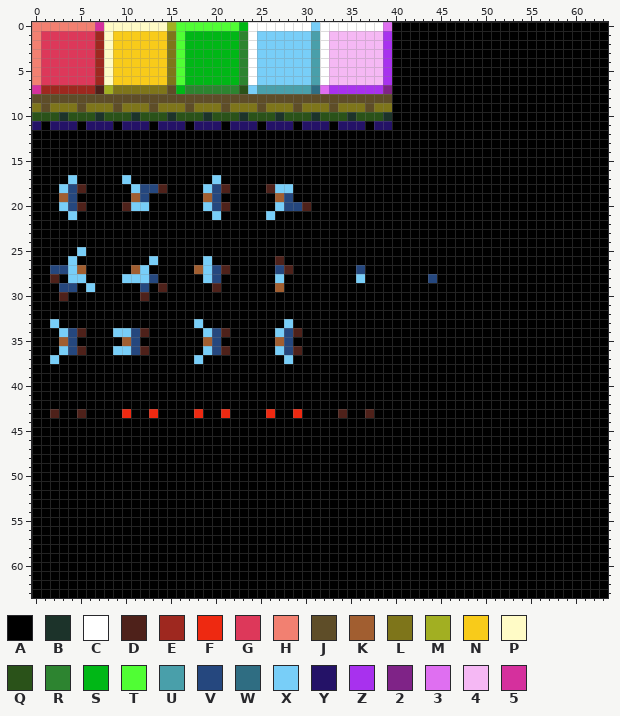
Two states of a pixel-art sprite, assets/spritesheet.png. That is the earlier state.
The file is 64x64 pixels.
Palette (. is transparent): A #000000  B #1c332a  C #ffffff  D #4e211a  E #9e281f  F #ee2911  G #dd385a  H #f28071  J #5e4d28  K #a15e30  L #7e751a  M #a2af22  N #f8cb1a  P #fffbc6  Q #2a5219  R #2d8430  S #00b716  T #50fe34  U #499faa  V #25477e  W #2f6d82  X #78cef8  Y #241267  Z #a831ee  2 #7f2387  3 #df6ff1  4 #f5b8f4  5 #d5309d
Once edited:
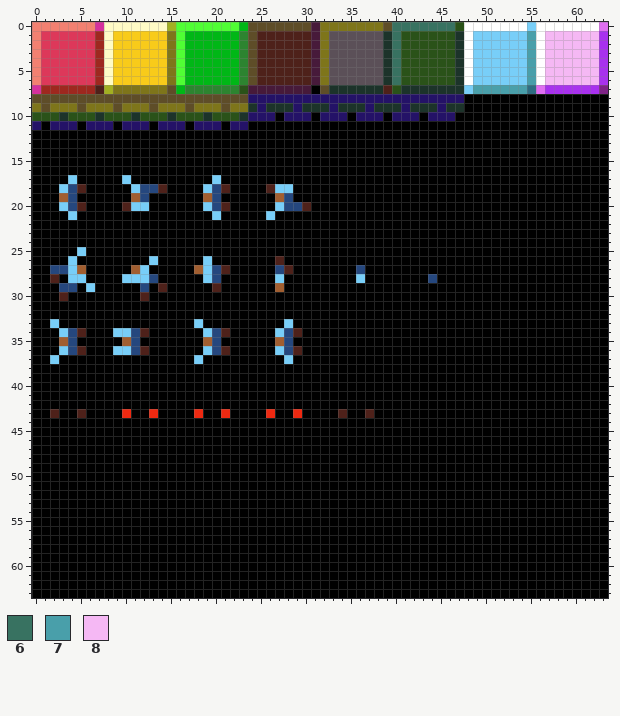
Colours new in this view: 6 #387261  7 #499faa  8 #f5b8f4
Edits made:
{"colour":"4","old":"#f5b8f4","new":"#5b5058"}
{"colour":"U","old":"#499faa","new":"#471a3a"}
{"y":0,"x":24,"old":"CCCCCCCXCCCCCCC3AAAAAAAAAAAAAAAAAAAAAAAA","new":"JJJJJJJULLLLLLLJ6666666QCCCCCCCXCCCCCCC3"}
{"y":1,"x":24,"old":"CXXXXXX","new":"JDDDDDD"}
{"y":1,"x":32,"old":"C","new":"L"}
{"y":1,"x":39,"old":"ZAAAAAAAAAAAAAAAAAAAAAAAA","new":"B6QQQQQQBCXXXXXX7C888888Z"}
{"y":2,"x":24,"old":"CXXXXXX","new":"JDDDDDD"}
{"y":2,"x":32,"old":"C","new":"L"}
{"y":2,"x":39,"old":"ZAAAAAAAAAAAAAAAAAAAAAAAA","new":"B6QQQQQQBCXXXXXX7C888888Z"}
{"y":3,"x":24,"old":"CXXXXXX","new":"JDDDDDD"}
{"y":3,"x":32,"old":"C","new":"L"}
{"y":3,"x":39,"old":"ZAAAAAAAAAAAAAAAAAAAAAAAA","new":"B6QQQQQQBCXXXXXX7C888888Z"}
{"y":4,"x":24,"old":"CXXXXXX","new":"JDDDDDD"}
{"y":4,"x":32,"old":"C","new":"L"}
{"y":4,"x":39,"old":"ZAAAAAAAAAAAAAAAAAAAAAAAA","new":"B6QQQQQQBCXXXXXX7C888888Z"}
{"y":5,"x":24,"old":"CXXXXXX","new":"JDDDDDD"}
{"y":5,"x":32,"old":"C","new":"L"}
{"y":5,"x":39,"old":"ZAAAAAAAAAAAAAAAAAAAAAAAA","new":"B6QQQQQQBCXXXXXX7C888888Z"}
{"y":6,"x":24,"old":"CXXXXXX","new":"JDDDDDD"}
{"y":6,"x":32,"old":"C","new":"L"}
{"y":6,"x":39,"old":"ZAAAAAAAAAAAAAAAAAAAAAAAA","new":"B6QQQQQQBCXXXXXX7C888888Z"}
{"y":7,"x":24,"old":"X","new":"U"}
{"y":7,"x":31,"old":"W3ZZZZZZ2AAAAAAAAAAAAAAAAAAAAAAAA","new":"AJBBBBBBDQBBBBBBBX777777W3ZZZZZZ2"}
{"y":8,"x":24,"old":"JJJJJJJJJJJJJJJJAAAAAAAA","new":"YYYYYYYYYYYYYYYYYYYYYYYY"}
{"y":9,"x":24,"old":"LJLLLJLLLJLLLJLLAAAAAAAA","new":"BYBBBYBBBYBBBYBBBYBBBYBB"}
{"y":10,"x":24,"old":"QQQBQQQBQQQBQQQBAAA","new":"YYYAYYYAYYYAYYYAYYY"}
{"y":10,"x":44,"old":"AAA","new":"YYY"}
{"y":11,"x":24,"old":"Y","new":"A"}
{"y":11,"x":26,"old":"YYY","new":"AAA"}
{"y":11,"x":30,"old":"YYY","new":"AAA"}
{"y":11,"x":34,"old":"YYY","new":"AAA"}
{"y":11,"x":38,"old":"YY","new":"AA"}
{"label":"changed","picture_box":[248,22,608,130]}
